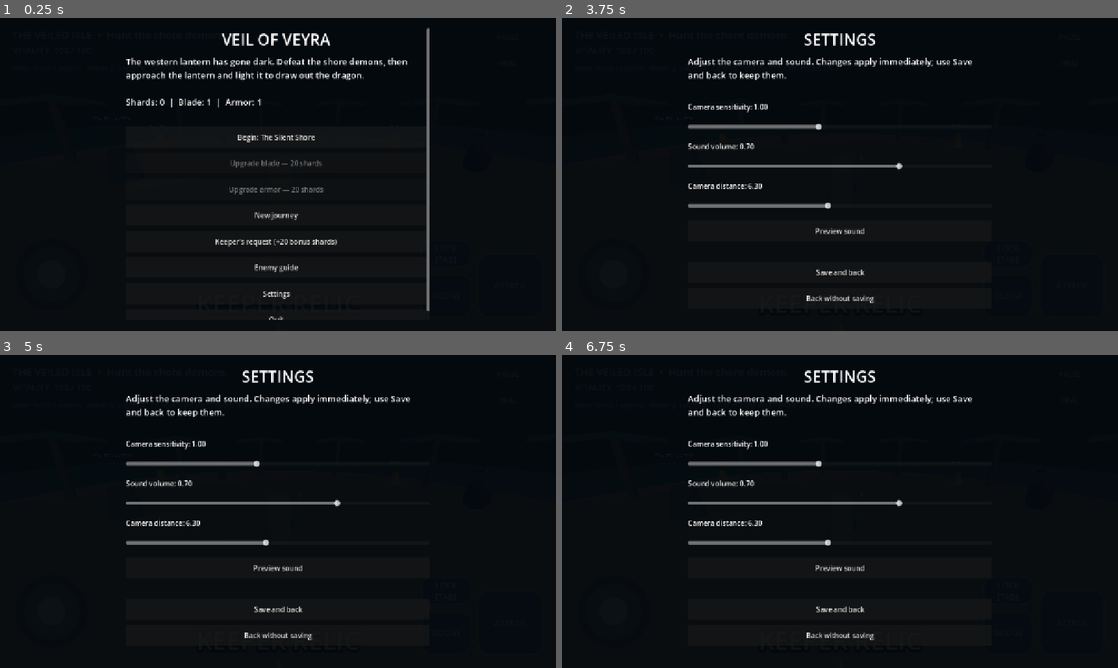
Above: before the commit, frames 1-4 (two rows, left to right).
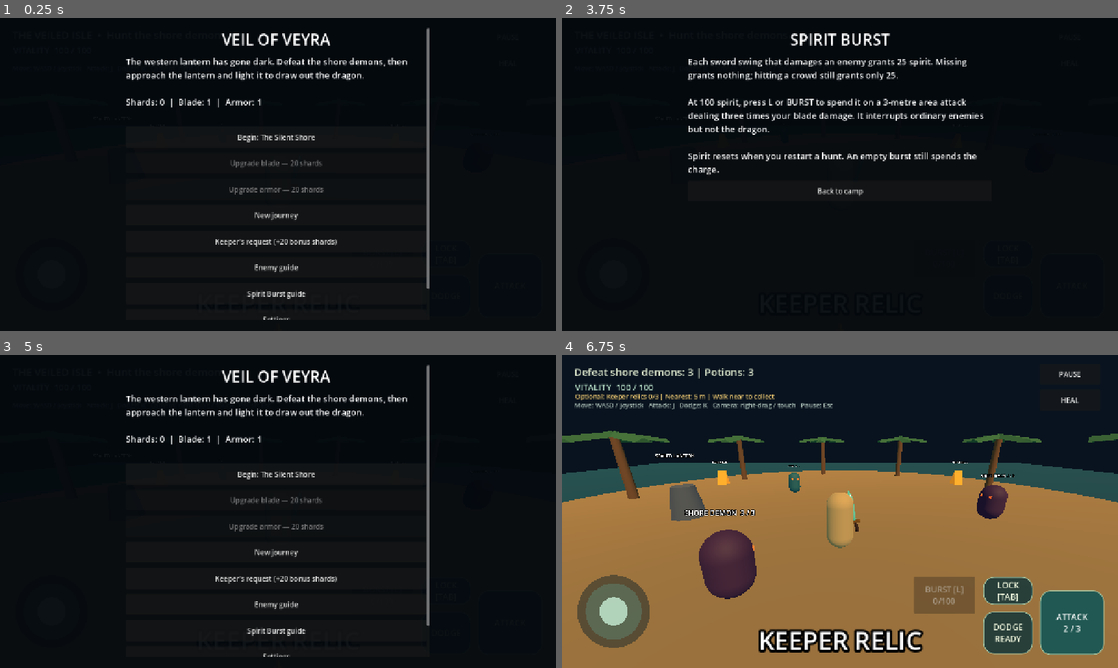
Above: after the commit, the same moments.

Repository: Hirukshanan/veil-of-veyra
Game: Godot game, scene res://scenes/main.tscn
Two runs of this game, one before a commit and one after it. Both use one fixed random seed, a clock stepped at 60 frames per second and the inputs below.
Inputs (mouse positions are in pixels of both pictures, inside the frame that each line leads up to):
- Up to frame 1 (0.25 s): no input
- Up to frame 2 (3.75 s): click "Keeper's request (+20 bonus s…" at 0.5 s; click "Back to camp" at 1.25 s; click "Enemy guide" at 2 s; click "Back to camp" at 2.75 s; click (840, 293) at 3.5 s, where only the run after the commit has a clickable "Spirit Burst guide"
- Up to frame 3 (5 s): click (278, 527) at 4.25 s, where only the run after the commit has a clickable "Back to camp"
- Up to frame 4 (6.75 s): click (840, 473) at 5 s, where only the run after the commit has a clickable "Begin: The Silent Shore"; click (1073, 624) at 5.75 s, where only the run after the commit has a clickable "ATTACK"; click (1073, 624) at 6.5 s, where only the run after the commit has a clickable "ATTACK 1 / 3"

The runs differ from the first frame. In frame 1, 0.2% of the frame differs, in the area x 44-78%, y 86-97%; in frame 2, 5.8%; in frame 3, 5.6%; in frame 4, 68%, in the area x 0-100%, y 4-100%.

Commit message:
feat: add a charged Spirit Burst combat ability

Diff:
--- a/scripts/campaign.gd
+++ b/scripts/campaign.gd
@@ -225,6 +225,7 @@
 	get_tree().paused = true
 	player.call("set_move_input", Vector2.ZERO)
 	player.call("clear_target_lock")
+	player.set("_burst_requested", false)
 	get_tree().call_group("movement_joysticks", "reset")
 	overlay.show()
 	menu_scroll.scroll_vertical = 0
@@ -263,6 +264,7 @@
 	_menu_button("New journey", _confirm_reset)
 	_menu_button("Keeper's request (+20 bonus shards)", _show_keeper_request)
 	_menu_button("Enemy guide", _show_enemy_guide)
+	_menu_button("Spirit Burst guide", _show_burst_guide)
 	_menu_button("Settings", func(): _show_settings(_show_camp))
 	_menu_button("Quit", func(): get_tree().quit())
 
@@ -271,6 +273,10 @@
 
 func _show_keeper_request() -> void:
 	_clear_menu("THE KEEPER'S REQUEST", "Three relics remain scattered around this island. Walk near each golden relic to recover it. Find all three and defeat the dragon in the same hunt to earn 20 bonus shards.\n\nThis quest is optional. Restarting a hunt resets collected relics.")
+	_menu_button("Back to camp", _show_camp)
+
+func _show_burst_guide() -> void:
+	_clear_menu("SPIRIT BURST", "Each sword swing that damages an enemy grants 25 spirit. Missing grants nothing; hitting a crowd still grants only 25.\n\nAt 100 spirit, press L or BURST to spend it on a 3-metre area attack dealing three times your blade damage. It interrupts ordinary enemies but not the dragon.\n\nSpirit resets when you restart a hunt. An empty burst still spends the charge.")
 	_menu_button("Back to camp", _show_camp)
 
 func _show_enemy_guide() -> void:
--- a/scripts/main.gd
+++ b/scripts/main.gd
@@ -79,6 +79,7 @@
 	_bind_keys(&"attack", [KEY_J])
 	_bind_keys(&"dodge", [KEY_K, KEY_SPACE])
 	_bind_keys(&"target_lock", [KEY_TAB])
+	_bind_keys(&"spirit_burst", [KEY_L])
 
 
 func _bind_keys(action: StringName, keys: Array) -> void:
@@ -239,6 +240,11 @@
 	lock_button.name = "TargetLockButton"
 	lock_button.pressed.connect(Callable(player, "toggle_target_lock"))
 	root.add_child(lock_button)
+	var burst_button := _make_button("BURST [L]\n0/100", Vector2(-470, -210), Vector2(-330, -125))
+	burst_button.name = "SpiritBurstButton"
+	burst_button.disabled = true
+	burst_button.pressed.connect(Callable(player, "spirit_burst"))
+	root.add_child(burst_button)
 	var combat_hud_timer := Timer.new()
 	combat_hud_timer.wait_time = 0.05
 	combat_hud_timer.autostart = true
@@ -248,6 +254,9 @@
 		var step := int(player.get("combo_step"))
 		attack_button.text = "ATTACK\n%d / 3" % step if step > 0 else "ATTACK"
 		lock_button.text = "UNLOCK" if is_instance_valid(player.get("locked_target")) else "LOCK\n[TAB]"
+		var charge := int(player.get("spirit"))
+		burst_button.text = "BURST [L]\n%d/100" % charge
+		burst_button.disabled = charge < 100 or float(player.get("_attack_cooldown")) > 0.0
 	)
 	root.add_child(combat_hud_timer)
 
--- a/scripts/player.gd
+++ b/scripts/player.gd
@@ -8,6 +8,8 @@
 const GRAVITY := 22.0
 const ATTACK_DURATION := 0.22
 const LOCK_RANGE := 14.0
+const SPIRIT_MAX := 100
+const BURST_RADIUS := 3.0
 
 var health := 100
 var max_health := 100
@@ -33,6 +35,8 @@
 var _sounds: Dictionary = {}
 var locked_target: Node3D
 var _lock_marker: Label3D
+var spirit := 0
+var _burst_requested := false
 
 
 func _ready() -> void:
@@ -84,6 +88,12 @@
 		dodge()
 	if Input.is_action_just_pressed(&"target_lock"):
 		toggle_target_lock()
+	if Input.is_action_just_pressed(&"spirit_burst"):
+		spirit_burst()
+	if _burst_requested:
+		_burst_requested = false
+		if spirit >= SPIRIT_MAX and _attack_cooldown <= 0.0:
+			_perform_spirit_burst()
 	_update_target_lock(delta)
 
 	var direction := Vector3(input_vector.x, 0, input_vector.y).rotated(Vector3.UP, _camera_pivot.global_rotation.y)
@@ -175,9 +185,57 @@
 	await get_tree().physics_frame
 	if health <= 0:
 		return
+	var connected := false
 	for body in _attack_area.get_overlapping_bodies():
-		if body.has_method("take_damage"):
+		if body.has_method("take_damage") and int(body.get("health")) > 0:
+			var before := int(body.get("health"))
 			body.call("take_damage", damage)
+			connected = connected or int(body.get("health")) < before
+	if connected:
+		spirit = mini(SPIRIT_MAX, spirit + 25)
+
+
+func spirit_burst() -> void:
+	if get_tree().paused or health <= 0 or spirit < SPIRIT_MAX or _attack_cooldown > 0.0:
+		return
+	_burst_requested = true
+
+
+func _perform_spirit_burst() -> void:
+	spirit = 0
+	_attack_cooldown = 0.65
+	combo_step = 0
+	_combo_window = 0.0
+	var sphere := SphereShape3D.new()
+	sphere.radius = BURST_RADIUS
+	var query := PhysicsShapeQueryParameters3D.new()
+	query.shape = sphere
+	query.transform = Transform3D(Basis.IDENTITY, global_position + Vector3.UP)
+	query.collision_mask = 2
+	for hit in get_world_3d().direct_space_state.intersect_shape(query, 32):
+		var body: Node3D = hit.collider
+		if body.has_method("take_damage") and int(body.get("health")) > 0:
+			body.call("take_damage", attack_damage * 3)
+	play_sound("sword")
+	var pulse := MeshInstance3D.new()
+	var disc := CylinderMesh.new()
+	disc.top_radius = BURST_RADIUS
+	disc.bottom_radius = BURST_RADIUS
+	disc.height = 0.04
+	pulse.mesh = disc
+	var material := StandardMaterial3D.new()
+	material.transparency = BaseMaterial3D.TRANSPARENCY_ALPHA
+	material.shading_mode = BaseMaterial3D.SHADING_MODE_UNSHADED
+	material.albedo_color = Color(0.2, 0.9, 1.0, 0.6)
+	pulse.material_override = material
+	add_child(pulse)
+	pulse.top_level = true
+	pulse.global_position = global_position + Vector3(0, 0.08, 0)
+	pulse.scale = Vector3(0.15, 1, 0.15)
+	var tween := create_tween().set_parallel(true)
+	tween.tween_property(pulse, "scale", Vector3.ONE, 0.3)
+	tween.tween_property(material, "albedo_color:a", 0.0, 0.35)
+	tween.chain().tween_callback(pulse.queue_free)
 
 
 func dodge() -> void:
@@ -206,6 +264,7 @@
 	_invulnerability_time = 0.45
 	health_changed.emit(health, max_health)
 	if health == 0:
+		_burst_requested = false
 		clear_target_lock()
 		_touch_move = Vector2.ZERO
 		defeated.emit()
--- a/tests/layout_check.gd
+++ b/tests/layout_check.gd
@@ -21,7 +21,7 @@
 		root.size = resolution
 		await _settle()
 		var bounds := Rect2(Vector2.ZERO, Vector2(resolution))
-		for menu in [scene._show_camp, scene._show_keeper_request, scene._show_enemy_guide, func(): scene._show_settings(scene._show_camp)]:
+		for menu in [scene._show_camp, scene._show_keeper_request, scene._show_enemy_guide, scene._show_burst_guide, func(): scene._show_settings(scene._show_camp)]:
 			menu.call()
 			await _settle()
 			_inside(scene.menu_scroll, bounds)
--- /dev/null
+++ b/tests/spirit_check.gd
@@ -0,0 +1,96 @@
+extends SceneTree
+
+func _initialize() -> void:
+	call_deferred("_run")
+
+func _settle() -> void:
+	for frame in range(4):
+		await physics_frame
+
+func _run() -> void:
+	assert(OS.get_environment("VEYRA_TEST") == "1")
+	var scene = load("res://scenes/main.tscn").instantiate()
+	root.add_child(scene)
+	current_scene = scene
+	await process_frame
+	scene._resume()
+	var hero = scene.player
+	hero.set_physics_process(false)
+	hero.position = Vector3.ZERO
+	hero.rotation = Vector3.ZERO
+	var enemies: Array = []
+	for child in scene.get_children():
+		if child.get_script() == scene.ENEMY_SCRIPT:
+			child.set_physics_process(false)
+			child.position = Vector3(30, 0, 0)
+			child.health = 100
+			enemies.append(child)
+	await _settle()
+	hero.attack()
+	await _settle()
+	assert(hero.spirit == 0, "Missing must not charge spirit")
+	hero.spirit_burst()
+	assert(not hero._burst_requested)
+	enemies[0].position = Vector3(0, 0, -1.2)
+	enemies[1].position = Vector3(0.35, 0, -1.2)
+	enemies[2].position = Vector3(6, 0, 0)
+	await _settle()
+	for swing in range(5):
+		hero._attack_cooldown = 0
+		hero.attack()
+		await _settle()
+		assert(hero.spirit == mini(100, (swing + 1) * 25), "Crowd hits grant once per swing and charge caps at 100")
+	hero._attack_cooldown = 0
+	hero.spirit_burst()
+	scene._pause_game()
+	assert(not hero._burst_requested and hero.spirit == 100)
+	hero.spirit_burst()
+	assert(not hero._burst_requested, "Menus must reject bursts")
+	scene._resume()
+	var before := [int(enemies[0].health), int(enemies[1].health), int(enemies[2].health)]
+	for enemy in enemies.slice(0, 2):
+		enemy._windup = 0.4
+		enemy._warning.show()
+	var hp := int(hero.health)
+	hero.set_physics_process(true)
+	var event := InputEventKey.new()
+	event.physical_keycode = KEY_L
+	event.pressed = true
+	Input.parse_input_event(event)
+	await _settle()
+	event = InputEventKey.new()
+	event.physical_keycode = KEY_L
+	event.pressed = false
+	Input.parse_input_event(event)
+	hero.set_physics_process(false)
+	assert(hero.spirit == 0 and hero.health == hp)
+	for index in range(2):
+		assert(enemies[index].health == before[index] - hero.attack_damage * 3)
+		assert(enemies[index]._windup == 0 and not enemies[index]._warning.visible)
+	assert(enemies[2].health == before[2], "Out-of-range enemies must not take burst damage")
+	hero.spirit_burst()
+	assert(not hero._burst_requested, "Spent charge must prevent repeat bursts")
+	for enemy in enemies:
+		enemy.position = Vector3(30, 0, 0)
+	await _settle()
+	hero.spirit = 100
+	hero._attack_cooldown = 0
+	scene.find_child("SpiritBurstButton", true, false).pressed.emit()
+	hero._physics_process(0.01)
+	assert(hero.spirit == 0, "An empty burst must still consume charge")
+	hero.health = 0
+	hero.spirit = 100
+	hero._attack_cooldown = 0
+	hero.spirit_burst()
+	assert(not hero._burst_requested, "Dead players cannot burst")
+	hero.health = 100
+	await create_timer(0.4).timeout
+	scene._reload()
+	await process_frame
+	await process_frame
+	assert(current_scene.player.spirit == 0)
+	print("PASS: miss/crowd/capped charge, pause cancellation, keyboard/button burst, area damage, interruption, no self-hit, resource/death guards and restart reset")
+	current_scene.queue_free()
+	await process_frame
+	paused = false
+	quit()
Not shown, changed: RELEASE_STATUS.md
Not shown, changed: VALIDATION.md
